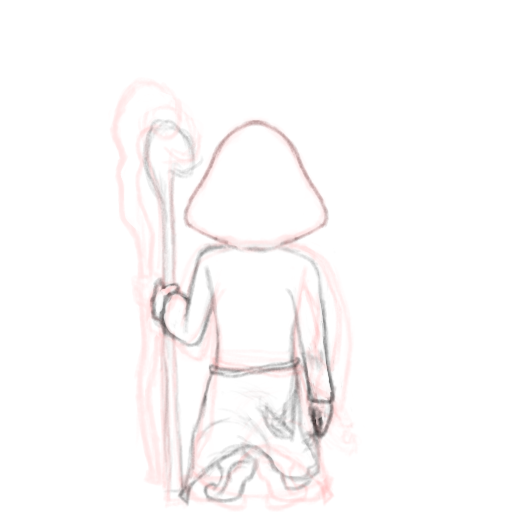
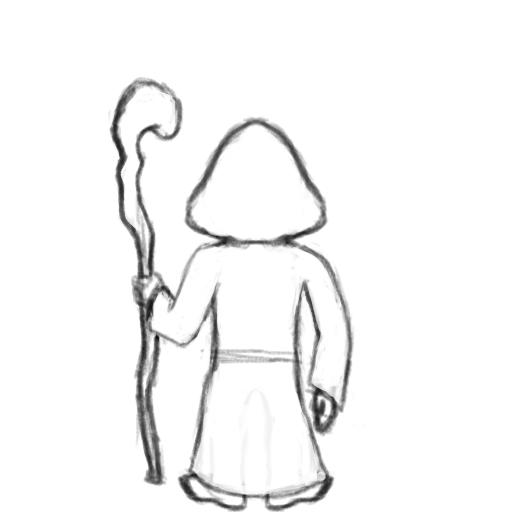
Layer changes from the first w=512, h=512 image to the second:
hid "Layer 9" over (108, 77, 366, 512)
